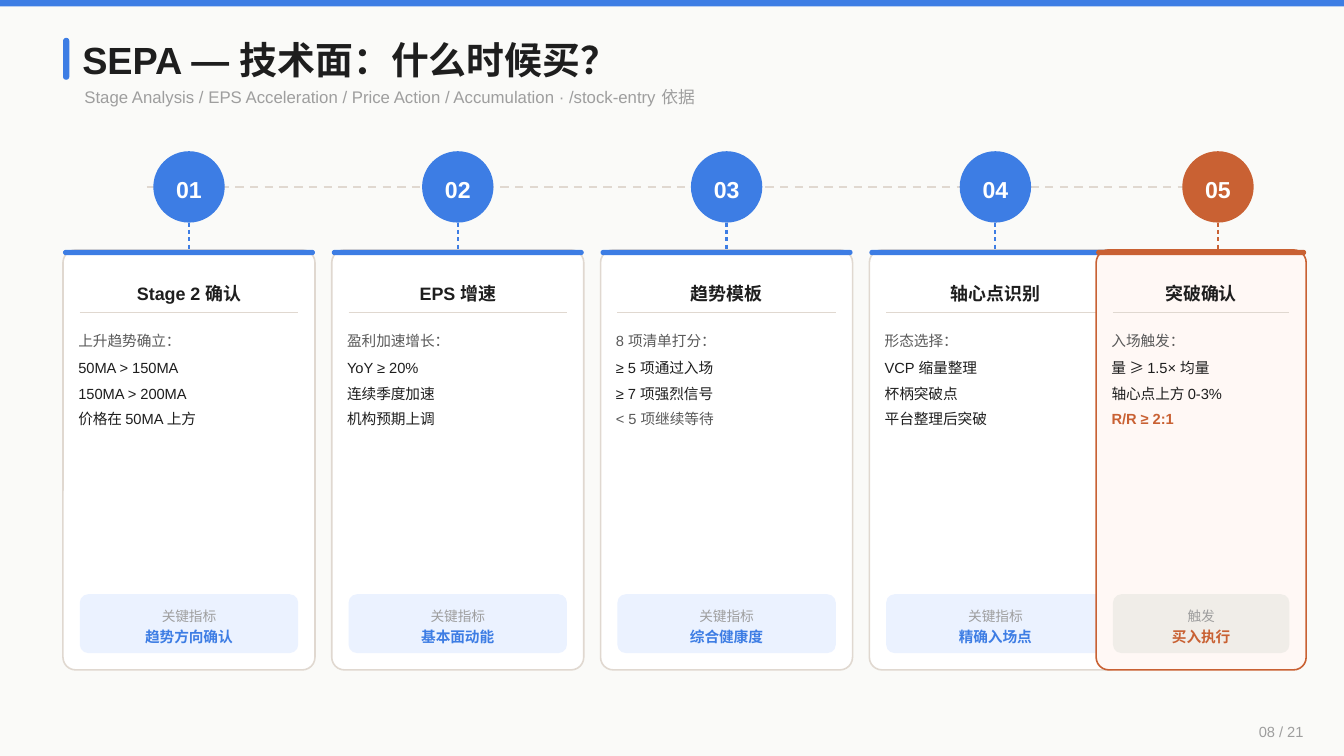
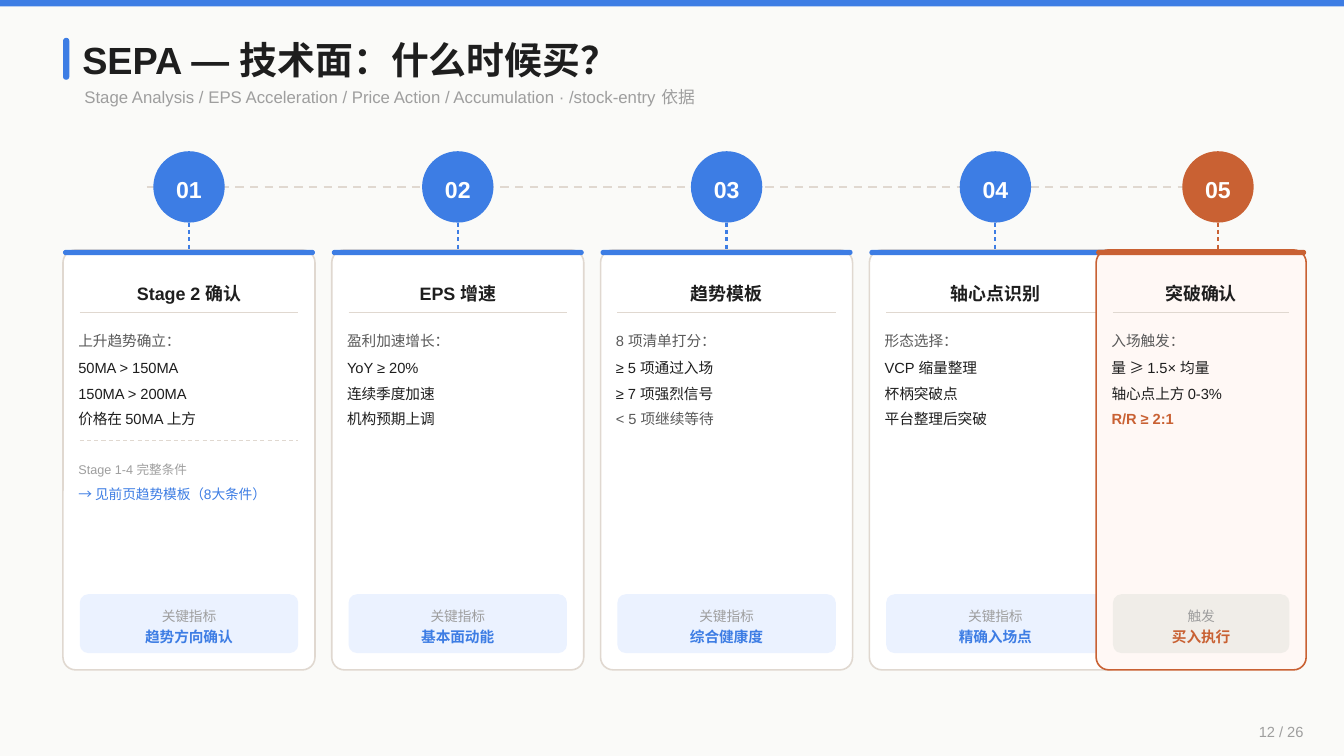
Before and after one commit to austinxyz/course-portal, a slide deck: slide 12 of dl/claude_course_s3.pptx (slide 8 before the commit). Drawn at 1344x756 pixels with LibreOffice and Linux fonts; fonts in the diff are those of the drawing. Boxes give left, top, right and bottom in pixels: in the first picture for what was removed or moved away, otherwise in the second. Text is boxed around its words. In the diff, an @@ line names an element or a change of style, - is before the commit and + after.

```diff
--- a/dl/claude_course_s3.pptx
+++ b/dl/claude_course_s3.pptx
@@ freeform shape added at (x1=80, y1=442, x2=298, y2=443), outline #E0D8D0 0.75 pt @@
@@ text added at (x1=78, y1=463, x2=187, y2=477), 9 pt, text #9E9E9E @@
+Stage 1-4 完整条件
@@ text added at (x1=95, y1=487, x2=266, y2=500), 9.8 pt, text #3D7DE4 @@
+→ 见前页趋势模板（8大条件）
@@ text at (x1=1259, y1=727, x2=1303, y2=737): text changed @@
-08 / 21
+12 / 26
```
Also in this commit, not shown: 14 other slides changed, 11 slides added, 6 slides removed, 9 other files.
